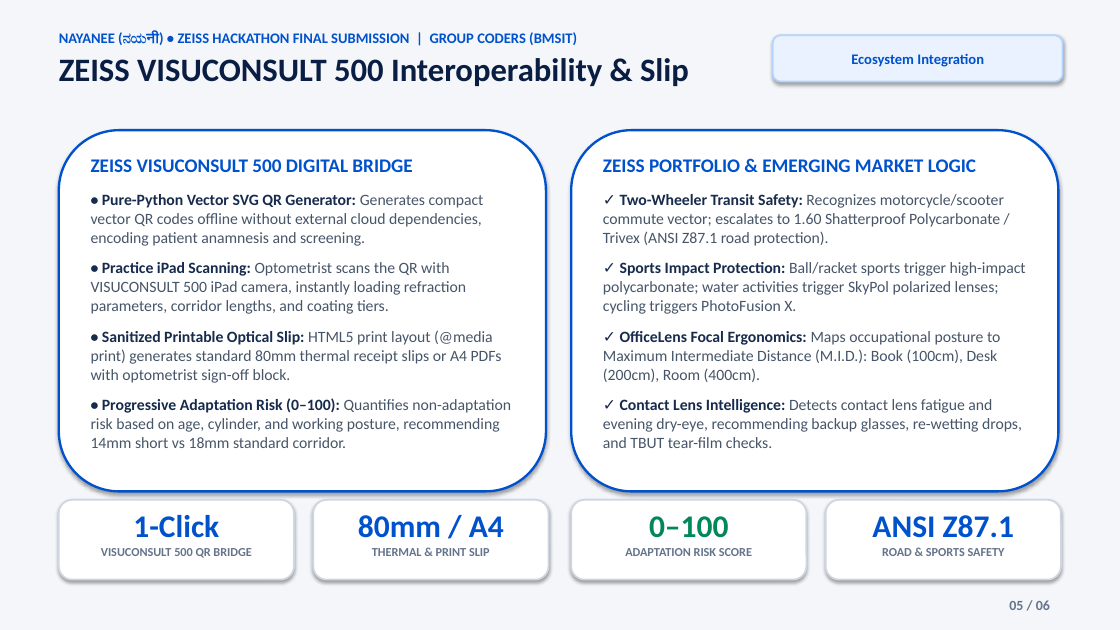
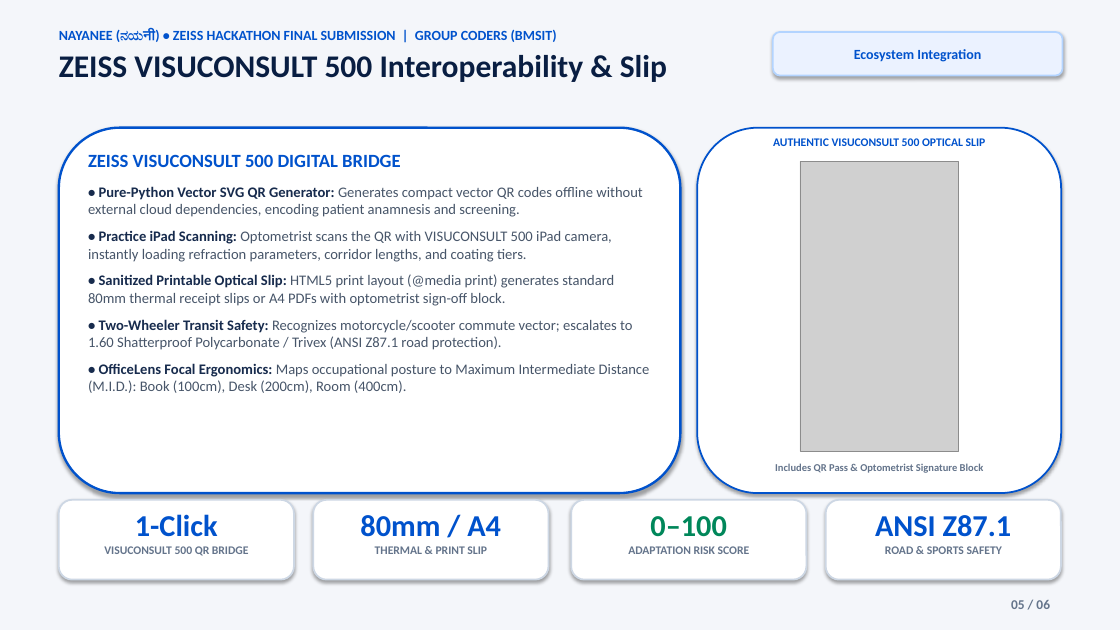
Before and after one commit to Satish8460/Nayanee, a slide deck: slide 5 of docs/Nayanee_Final_Presentation_Coders_6_Slides.pptx. Drawn at 1120x630 pixels with LibreOffice and Linux fonts; fonts in the diff are those of the drawing; grey boxes stand for pictures. Boxes give left, top, right and bottom in pixels: in the first picture for what was removed or moved away, otherwise in the second. Text is boxed around its words. In the diff, an @@ line names an element or a change of style, - is before the commit and + after.

Commit message:
feat(presentation): embed all 8 real production screenshots across 6-slide light presentation deck

```diff
--- a/docs/Nayanee_Final_Presentation_Coders_6_Slides.pptx
+++ b/docs/Nayanee_Final_Presentation_Coders_6_Slides.pptx
@@ text "NAYANEE (ನಯनी) • ZEISS HACKATHON ..." at <box>59,30,667,82</box>: size 12.5 to 12 pt in "NAYANEE (ನಯनी) • ZEISS HACKATHON FINAL SUBMISSION ..."; size 28 to 27 pt in "ZEISS VISUCONSULT 500 Interoperability & Slip" @@
@@ rounded rectangle "Ecosystem Integration": place and size @@
-rounded rectangle "Ecosystem Integration" at <box>773,35,1063,82</box>
+rounded rectangle "Ecosystem Integration" at <box>773,32,1063,76</box>
@@ rounded rectangle "Ecosystem Integration" at <box>773,32,1063,76</box>: size 12.5 to 12 pt @@
@@ rounded rectangle: place and size @@
-rounded rectangle at <box>59,130,546,492</box>
+rounded rectangle at <box>59,128,681,493</box>
@@ rounded rectangle: place and size @@
-rounded rectangle at <box>571,130,1059,492</box>
+rounded rectangle at <box>697,128,1061,493</box>
@@ rounded rectangle at <box>697,128,1061,493</box>: outline #0052CC 2 pt to #0052CC 1.5 pt @@
@@ text added at <box>773,138,986,146</box>, 10 pt, text #0052CC, bold @@
+AUTHENTIC VISUCONSULT 500 OPTICAL SLIP
@@ text at <box>88,154,642,306</box>: size 16.5 to 16 pt in "ZEISS VISUCONSULT 500 DIGITAL BRIDGE"; size 13.5 to 12.5 pt in "• Pure-Python Vector SVG QR Generator: Generates ...", "• Practice iPad Scanning: Optometrist scans the ...", "• Sanitized Printable Optical Slip: HTML5 print ..."; less space between paragraphs @@
@@ text removed at <box>603,159,1026,448</box> @@
-ZEISS PORTFOLIO & EMERGING MARKET LOGIC
-✓ Two-Wheeler Transit Safety: Recognizes motorcycle/scooter commute vector; escalates to 1.60 Shatterproof Polycarbonate / Trivex (ANSI Z87.1 road protection).
-✓ Sports Impact Protection: Ball/racket sports trigger high-impact polycarbonate; water activities trigger SkyPol polarized lenses; cycling triggers PhotoFusion X.
-✓ OfficeLens Focal Ergonomics: Maps occupational posture to Maximum Intermediate Distance (M.I.D.): Book (100cm), Desk (200cm), Room (400cm).
-✓ Contact Lens Intelligence: Detects contact lens fatigue and evening dry-eye, recommending backup glasses, re-wetting drops, and TBUT tear-film checks.
@@ picture added at <box>800,161,959,451</box> @@
@@ text at <box>88,319,650,393</box>: text changed; size 13.5 to 12.5 pt @@
-• Progressive Adaptation Risk (0–100): Quantifies non-adaptation risk based on age, cylinder, and working posture, recommending 14mm short vs 18mm standard corridor.
+• Two-Wheeler Transit Safety: Recognizes motorcycle/scooter commute vector; escalates to 1.60 Shatterproof Polycarbonate / Trivex (ANSI Z87.1 road protection).
+• OfficeLens Focal Ergonomics: Maps occupational posture to Maximum Intermediate Distance (M.I.D.): Book (100cm), Desk (200cm), Room (400cm).
@@ text added at <box>775,463,984,473</box>, 9 pt, text #64748B, bold @@
+Includes QR Pass & Optometrist Signature Block
@@ text "1-Click" at <box>104,514,249,556</box>: size 27 to 26 pt in "1-Click"; size 10.5 to 10 pt in "VISUCONSULT 500 QR BRIDGE" @@
@@ text "80mm / A4" at <box>360,515,501,554</box>: size 27 to 26 pt in "80mm / A4"; size 10.5 to 10 pt in "THERMAL & PRINT SLIP" @@
@@ text "0–100" at <box>628,516,750,554</box>: size 27 to 26 pt in "0–100"; size 10.5 to 10 pt in "ADAPTATION RISK SCORE" @@
@@ text "ANSI Z87.1" at <box>875,515,1012,554</box>: size 27 to 26 pt in "ANSI Z87.1"; size 10.5 to 10 pt in "ROAD & SPORTS SAFETY" @@
@@ text "05 / 06" at <box>1011,600,1050,609</box>: size 12 to 11.5 pt @@
```
Also in this commit, not shown: 5 other slides changed, 11 other files.
